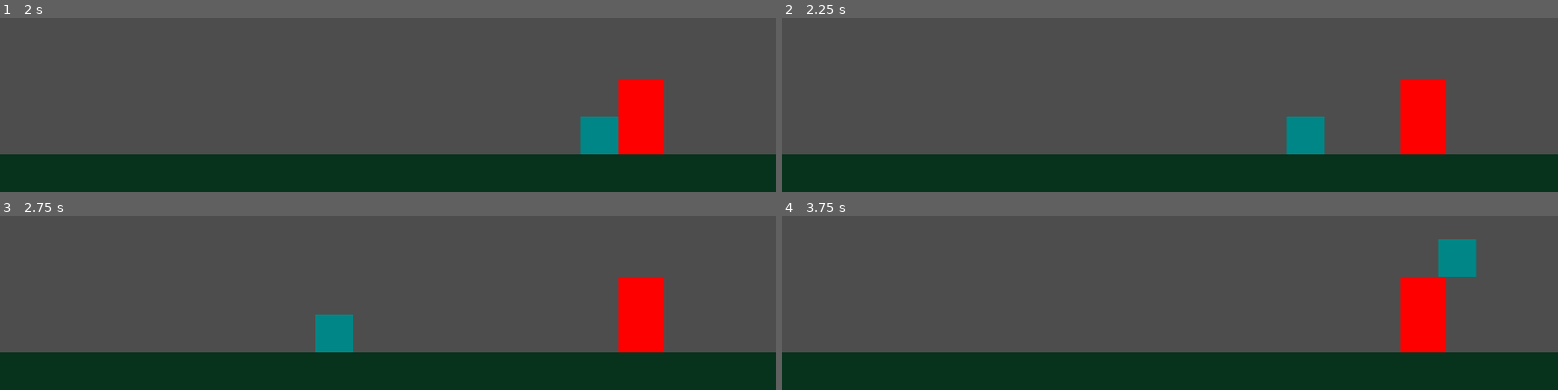
Above: before the commit, frames 1-4 (two rows, left to right).
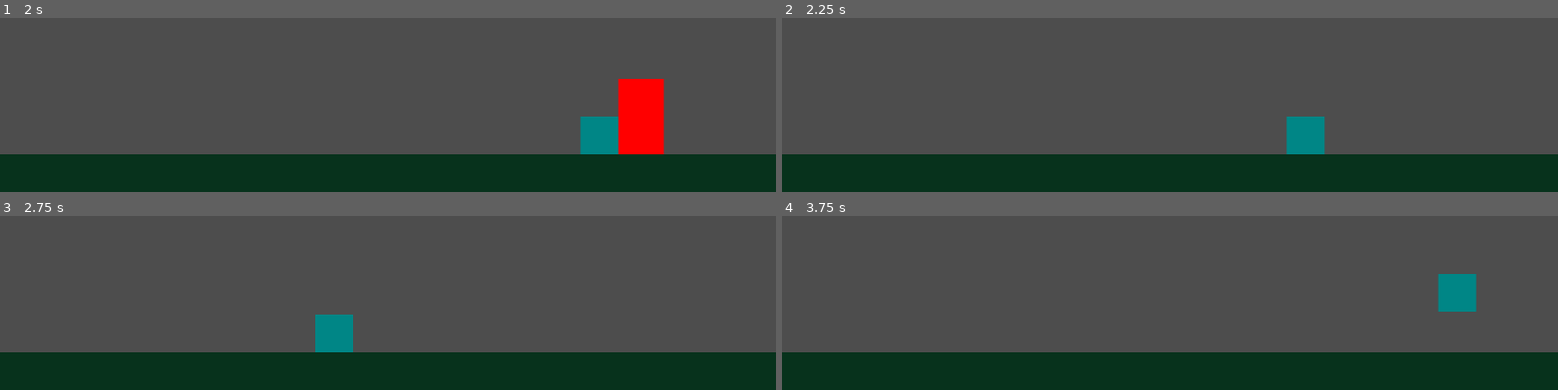
Above: after the commit, the same moments.

Repository: rayar93/asset-flip-game
Game: Godot game, scene res://Scene/Testing/level.tscn
Two runs of this game, one before a commit and one after it. Both use one fixed random seed, a clock stepped at 60 frames per second and the inputs below.
Inputs:
- Up to frame 1 (2 s): tap Enter (ui_accept) at 0.5 s; hold D (move_right) from 0.53 s (still down); tap J (attack) at 0.6, 1.35 s; tap Space (jump) at 0.77, 1.52 s
- Up to frame 2 (2.25 s): release D (move_right) at 2.03 s; hold Left (move_left) from 2.03 s (still down); tap J (attack) at 2.1 s
- Up to frame 3 (2.75 s): keep holding Left (move_left)
- Up to frame 4 (3.75 s): release Left (move_left) at 2.78 s; hold D (move_right) from 2.78 s (still down); tap J (attack) at 2.85, 3.6 s; tap Space (jump) at 3.02 s

Frame 1 is identical in both runs. In frame 2, 2.6% of the frame differs, in the area x 79-86%, y 35-79%; in frame 3, 2.6%; in frame 4, 4.4%, in the area x 79-90%, y 13-79%.

Commit message:
Added player attack

Diff:
--- a/Scene/Charater Scenes/enemy.tscn
+++ b/Scene/Character Scenes/enemy.tscn
@@ -1,11 +1,11 @@
 [gd_scene format=3 uid="uid://daab20ylnjhit"]
 
-[ext_resource type="Script" uid="uid://dudrsnmtcljs8" path="res://enemy.gd" id="1_7k104"]
+[ext_resource type="Script" uid="uid://dudrsnmtcljs8" path="res://Scripts/enemy.gd" id="1_7k104"]
 
 [sub_resource type="RectangleShape2D" id="RectangleShape2D_7xaro"]
 size = Vector2(60, 100)
 
-[node name="Enemy" type="CharacterBody2D" unique_id=920785443]
+[node name="Enemy" type="CharacterBody2D" unique_id=920785443 groups=["enemies"]]
 script = ExtResource("1_7k104")
 
 [node name="CollisionShape2D" type="CollisionShape2D" parent="." unique_id=1616066894]
--- a/Scene/Testing/level.tscn
+++ b/Scene/Testing/level.tscn
@@ -1,7 +1,7 @@
 [gd_scene format=3 uid="uid://dp2cbtma0pvin"]
 
-[ext_resource type="PackedScene" uid="uid://pdnlykm857d6" path="res://Scene/Charater Scenes/player.tscn" id="1_u52ul"]
-[ext_resource type="PackedScene" uid="uid://daab20ylnjhit" path="res://Scene/Charater Scenes/enemy.tscn" id="2_vonw3"]
+[ext_resource type="PackedScene" uid="uid://pdnlykm857d6" path="res://Scene/Character Scenes/player.tscn" id="1_u52ul"]
+[ext_resource type="PackedScene" uid="uid://daab20ylnjhit" path="res://Scene/Character Scenes/enemy.tscn" id="2_vonw3"]
 
 [sub_resource type="RectangleShape2D" id="RectangleShape2D_5xgho"]
 size = Vector2(1500, 300)
--- a/Scripts/player.gd
+++ b/Scripts/player.gd
@@ -3,6 +3,15 @@
 @export var move_speed = 300 # @export makes variables visible in the inspector
 @export var jump_velocity = -400
 @export var gravity = 1000
+
+@export var attack_duration = 0.1 # seconds
+
+@onready var attack_area: Area2D = $AttackArea # rename AttackArea node
+
+var facing = 1 # 1 is right, -1 is left
+
+func _ready():
+	attack_area.monitoring = false
 
 # _physics_process() is called by the engine every tick
 # we use this instead of _process so that physics is independent of framerate
@@ -17,10 +26,31 @@
 
 	# Handle horizontal movement
 	var direction = Input.get_axis("move_left", "move_right")
-	velocity.x = direction * move_speed
+	if direction != 0:
+		facing = sign(direction)
+		velocity.x = direction * move_speed
+	else:
+		velocity.x = 0
+
+	attack_area.position.x = abs(attack_area.position.x) * facing
+
+	# Handle attacking
+	if Input.is_action_just_pressed("attack"):
+		do_attack()
 
 	# move_and_slide() takes our velocity and handles collision
 	move_and_slide()
+
+func do_attack():
+	attack_area.monitoring = true
+	await get_tree().physics_frame
+
+	for body in attack_area.get_overlapping_bodies():
+		if body.is_in_group("enemies"):
+			body.queue_free()
+
+	await get_tree().create_timer(attack_duration).timeout
+	attack_area.monitoring = false
 
 """ Below is the default script for CharacterBody2D, for reference.
 
--- a/project.godot
+++ b/project.godot
@@ -19,6 +19,10 @@
 
 window/size/viewport_width=1024
 window/size/viewport_height=600
+
+[global_group]
+
+enemies=""
 
 [input]
 
Not shown: 2 places in Scene/Character Scenes/player.tscn that only renumber resources
Renamed: enemy.gd -> Scripts/enemy.gd
Renamed: enemy.gd.uid -> Scripts/enemy.gd.uid
